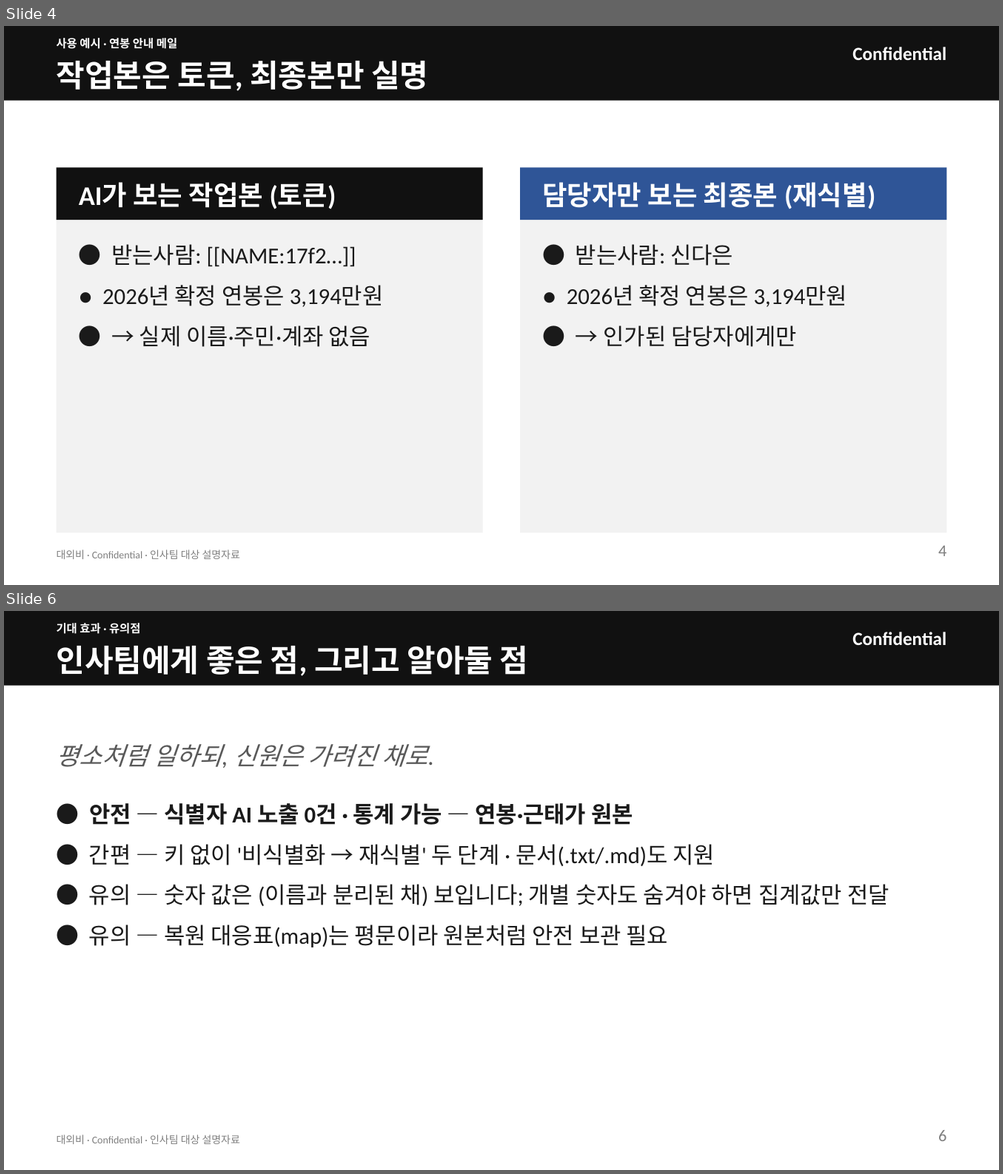
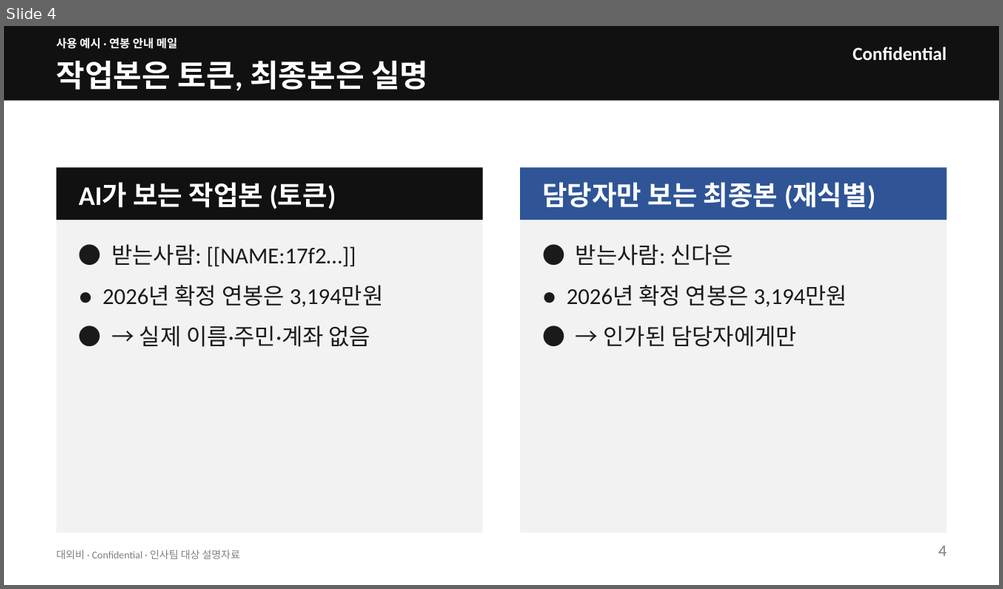
Before and after one commit to kos2001/pii-encryption-gateway, a slide deck: claudedocs/pii-gateway-hr-deck.pptx. Shown one above the other, each under a label of ours: slides 4 and 6 before the commit, slide 4 after it; the slides between them are not shown. The pictures are 1003x1174 and 1003x589 pixels, drawn with LibreOffice and Linux fonts; fonts in the diff are those of the drawing. Boxes give left, top, right and bottom in pixels: in the first picture for what was removed or moved away, otherwise in the second. Text is boxed around its words. In the diff, an @@ line names an element or a change of style, - is before the commit and + after.

```diff
--- a/claudedocs/pii-gateway-hr-deck.pptx
+++ b/claudedocs/pii-gateway-hr-deck.pptx
@@ slide 6 removed at bbox=[4, 611, 999, 1170], background #FFFFFF @@
@@ rectangle removed at bbox=[4, 611, 999, 686] @@
@@ text removed at bbox=[57, 623, 141, 634] @@
-기대 효과 · 유의점
@@ text removed at bbox=[852, 632, 946, 645] @@
-Confidential
@@ text removed at bbox=[57, 645, 529, 676] @@
-인사팀에게 좋은 점, 그리고 알아둘 점
@@ text removed at bbox=[57, 744, 428, 767] @@
-평소처럼 일하되, 신원은 가려진 채로.
@@ text removed at bbox=[89, 803, 889, 948] @@
-● 안전 — 식별자 AI 노출 0건 · 통계 가능 — 연봉·근태가 원본
-● 간편 — 키 없이 '비식별화 → 재식별' 두 단계 · 문서(.txt/.md)도 지원
-● 유의 — 숫자 값은 (이름과 분리된 채) 보입니다; 개별 숫자도 숨겨야 하면 집계값만 전달
-● 유의 — 복원 대응표(map)는 평문이라 원본처럼 안전 보관 필요
@@ text removed at bbox=[57, 1135, 240, 1145] @@
-대외비 · Confidential · 인사팀 대상 설명자료
@@ text removed at bbox=[938, 1130, 946, 1142] @@
-6
@@ slide 4 changed as well @@
@@ text at bbox=[57, 60, 428, 91]: text changed @@
-작업본은 토큰, 최종본만 실명
+작업본은 토큰, 최종본은 실명
```
Also in this commit, not shown: 4 other slides changed, 1 other slide removed, 1 other file.
